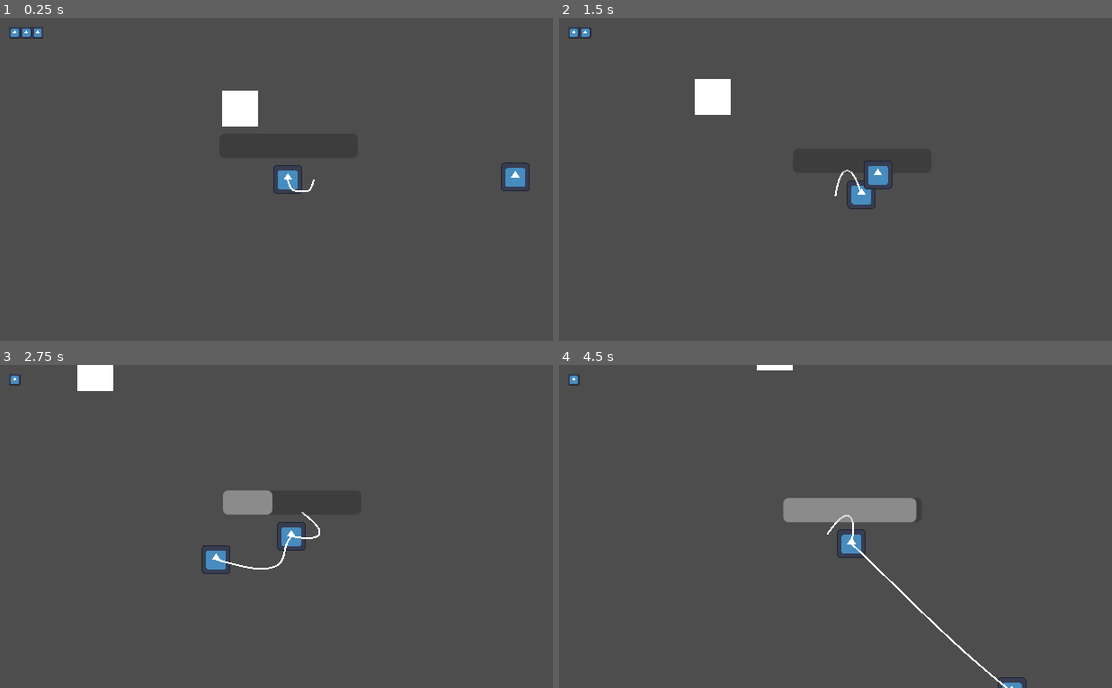
Above: before the commit, frames 1-4 (two rows, left to right).
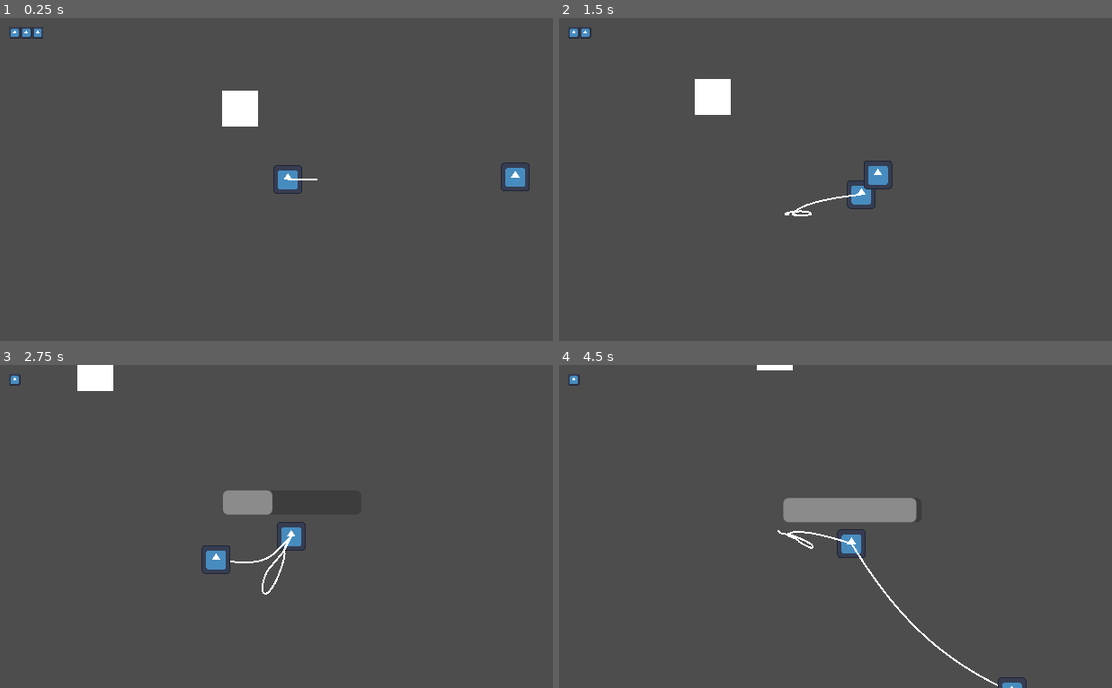
Above: after the commit, the same moments.

Repository: 2weeking/Lasso-Knight
Game: Godot game, scene res://levels/level_0.tscn
The game is run twice, just before and just after one commit, with the same random seed, the same clock (stepped at 60 frames per second) and the same inputs. The engine's default icon, where the game draws it, is replaced by a stand-in: a white triangle on a blue panel in a dark square.
Inputs (mouse positions are in pixels of both pictures, inside the frame that each line leads up to):
- Up to frame 1 (0.25 s): no input
- Up to frame 2 (1.5 s): move the mouse to (973, 163) at 0.52 s; hold D (right) 0.53-1.28 s; click (973, 163) at 0.6 s; move the mouse to (730, 195) at 1.27 s; hold S (down) from 1.28 s (still down); click (730, 195) at 1.35 s
- Up to frame 3 (2.75 s): move the mouse to (342, 455) at 2.02 s; release S (down) at 2.03 s; hold D (right) from 2.03 s (still down); click (342, 455) at 2.1 s
- Up to frame 4 (4.5 s): move the mouse to (818, 591) at 2.77 s; release D (right) at 2.78 s; hold W (up) 2.78-3.53 s; click (818, 591) at 2.85 s; move the mouse to (1017, 574) at 3.52 s; hold A (left) from 3.53 s (still down); click (1017, 574) at 3.6 s; move the mouse to (675, 478) at 4.27 s; click (675, 478) at 4.35 s

The runs differ from the first frame. In frame 1, less than 0.1% of the frame differs, in the area x 51-58%, y 49-54%; in frame 2, 0.2%; in frame 3, 0.3%; in frame 4, 0.6%, in the area x 39-82%, y 46-100%.

Commit message:
Cleaned up some code and added whipping animation with rope physics and path2d

Diff:
--- a/entities/knight/knight.gd
+++ b/entities/knight/knight.gd
@@ -12,18 +12,18 @@
 		hp = new_hp
 
 @export var move_speed : float = 150.0
-@export var lasso_speed : float = 2.0
+@export var lasso_speed : float = 2
 @export var lasso_range: float = 250.0
 
 @onready var verlet_rope = preload("res://entities/lasso/verlet_rope.tscn")
+@onready var lasso_pathfollow = $HurtBox/Path2D/PathFollow2D
 @onready var lasso_bar = $LassoBar
 @onready var hurtbox = $HurtBox
 
-@onready var animation_player = $AnimationPlayer
 @onready var animation_tree = $AnimationTree
 @onready var state_machine = animation_tree.get("parameters/playback")
 
-var capturing = {}
+var ropes = []
 var desired_velocity = Vector2.ZERO
 
 func die():
@@ -31,9 +31,12 @@
 
 func _ready():
 	hp = hp
+	lasso_bar.visible = false
 	lasso_bar.max_value = lasso_range
 
-func _physics_process(_delta):
+var whipping = false
+
+func _physics_process(delta):
 	# Movement
 	var input_direction = Vector2(
 		Input.get_action_strength("right") - Input.get_action_strength("left"),
@@ -41,16 +44,26 @@
 	)
 
 	# Lasso
-	if Input.is_action_just_pressed("whip") and not animation_player.is_playing():
+	if Input.is_action_just_pressed("whip"):# and not animation_player.is_playing():
 		hurtbox.look_at(get_global_mouse_position())
-		animation_player.play("attack")
+		hurtbox.set_collision_mask_value(3, true)
+		whipping = true
+
+	if whipping:
+		lasso_pathfollow.progress_ratio += lasso_speed * delta
+		if lasso_pathfollow.progress_ratio >= 0.9:
+			lasso_pathfollow.progress_ratio = 0
+			hurtbox.set_collision_mask_value(3, false)
+			whipping = false
 
 	desired_velocity = input_direction * move_speed
 
 	velocity = desired_velocity
 
-	for enemy in capturing:
-		# Pulling effect
+	# Deal with ropes children to knight and captured enemies attached
+	for rope in ropes:
+		lasso_bar.visible = true
+		var enemy = rope.target
 		velocity -= enemy.desired_velocity
 		# Lock rope and bodies to certain range of distance
 		var dist = position.distance_to(enemy.position)
@@ -60,17 +73,17 @@
 			lasso_bar.value = 0
 			enemy.remove_from_group("capturing")
 			# Queue free rope attached to enemy
-			capturing[enemy].queue_free()
-			capturing.erase(enemy)
+			rope.queue_free()
+			ropes.erase(rope)
+			lasso_bar.visible = false
 
 	move_and_slide()
 
 func add_new_rope(body):
 	var rope = verlet_rope.instantiate()
-	rope.origin = self
 	rope.target = body
-	get_parent().add_child(rope)
-	capturing[body] = rope
+	add_child(rope)
+	ropes.append(rope)
 	body.add_to_group("capturing")
 
 func _on_hit_box_body_entered(body):
@@ -78,5 +91,5 @@
 		hp -= body.damage
 
 func _on_hurtbox_body_entered(body):
-	if body.is_in_group("enemy") and not body.is_in_group("captured"):
+	if body.is_in_group("enemy") and not body.is_in_group("capturing") and not body.is_in_group("captured"):
 		call_deferred("add_new_rope", body)
--- a/entities/knight/knight.tscn
+++ b/entities/knight/knight.tscn
@@ -66,6 +66,12 @@
 [sub_resource type="RectangleShape2D" id="RectangleShape2D_nid7g"]
 size = Vector2(32, 32)
 
+[sub_resource type="Curve2D" id="Curve2D_v218c"]
+_data = {
+"points": PackedVector2Array(0, 0, 0, 0, 0, 0, -69.2504, 0.198425, 69.2504, -0.198425, 81, -17, 0, 0, 0, 0, 151, 0, 72.9156, 0.834275, -72.9156, -0.834275, 78, 18, 0, 0, 0, 0, 0, 0)
+}
+point_count = 5
+
 [sub_resource type="RectangleShape2D" id="RectangleShape2D_an74c"]
 size = Vector2(124, 38)
 
@@ -111,7 +117,16 @@
 collision_layer = 8
 collision_mask = 0
 
-[node name="VerletRope" parent="HurtBox" instance=ExtResource("4_45si7")]
+[node name="Path2D" type="Path2D" parent="HurtBox"]
+curve = SubResource("Curve2D_v218c")
+
+[node name="PathFollow2D" type="PathFollow2D" parent="HurtBox/Path2D"]
+rotates = false
+
+[node name="Lasso" parent="HurtBox/Path2D/PathFollow2D" node_paths=PackedStringArray("target") instance=ExtResource("4_45si7")]
+target = NodePath("../../../..")
+ropeLength = 50.0
+gravity = Vector2(0, 0)
 
 [node name="CollisionShape2D" type="CollisionShape2D" parent="HurtBox"]
 position = Vector2(89, 0)
--- a/entities/lasso/verlet_rope.gd
+++ b/entities/lasso/verlet_rope.gd
@@ -1,7 +1,6 @@
 extends Node2D
 
-@onready var origin: CharacterBody2D
-@export var target: CharacterBody2D
+@export var target: Node2D
 
 @export var ropeLength: float = 30
 @export var constrain: float = 1	# distance between points
@@ -34,25 +33,9 @@
 		posPrev[i] = position + Vector2(constrain *i, 0)
 	position = Vector2.ZERO
 
-"""
-func _unhandled_input(event:InputEvent)->void:
-	if event is InputEventMouseMotion:
-		if Input.is_action_pressed("click"):	#Move start point
-			set_start(get_global_mouse_position())
-		if Input.is_action_pressed("right_click"):	#Move start point
-			set_last(get_global_mouse_position())
-	elif event is InputEventMouseButton && event.is_pressed():
-		if event.button_index == 1:
-			set_start(get_global_mouse_position())
-		elif event.button_index == 2:
-			set_last(get_global_mouse_position())
-"""
-
 func _process(delta)->void:
-	# Lock rope and bodies to certain range of distance
-	if target and origin:
-		set_start(origin.position)
-		set_last(target.position)
+	#set_start(to_local(target.global_position))
+	set_last(to_local(target.global_position))
 	update_points(delta)
 	update_constrain()
 
--- a/entities/lasso/verlet_rope.tscn
+++ b/entities/lasso/verlet_rope.tscn
@@ -2,7 +2,7 @@
 
 [ext_resource type="Script" path="res://entities/lasso/verlet_rope.gd" id="1_l1poo"]
 
-[node name="VerletRope" type="Node2D"]
+[node name="Rope" type="Node2D"]
 script = ExtResource("1_l1poo")
 
 [node name="Line2D" type="Line2D" parent="."]
Not shown: 1 places in entities/knight/knight.tscn that only renumber resources
